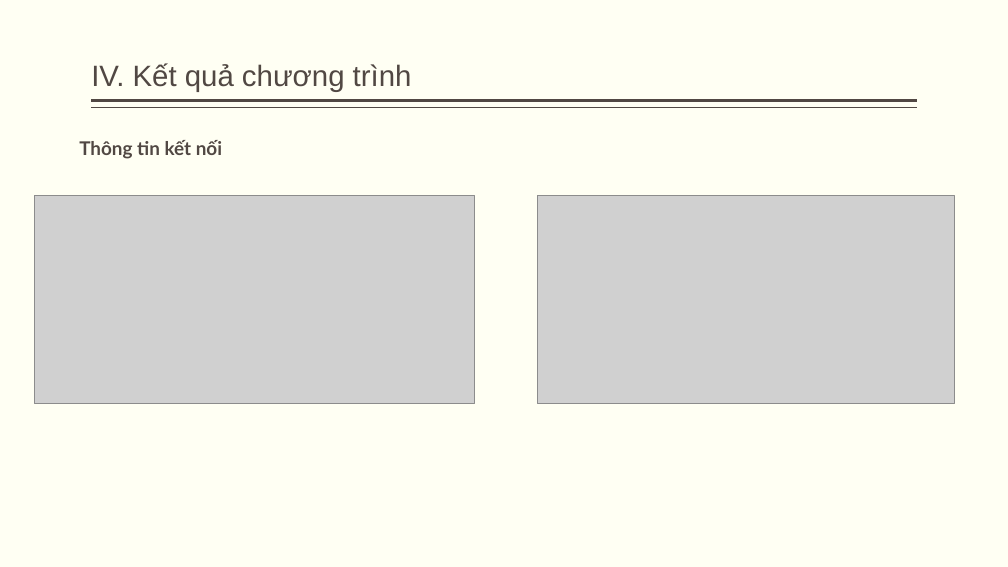
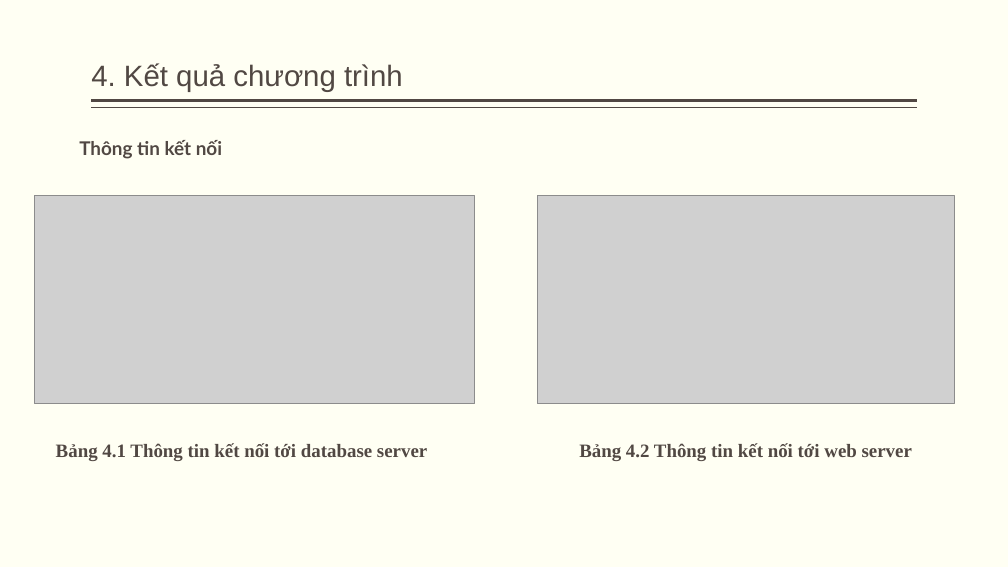
Before and after one commit to neekon2508/DATN, a slide deck: slide 11 of Document/bao-ao-do-an-tot-nghiep.pptx. Drawn at 1008x567 pixels with LibreOffice and Linux fonts; fonts in the diff are those of the drawing; grey boxes stand for pictures. Boxes give left, top, right and bottom in pixels: in the first picture for what was removed or moved away, otherwise in the second. Text is boxed around its words. In the diff, an @@ line names an element or a change of style, - is before the commit and + after.

```diff
--- a/Document/bao-ao-do-an-tot-nghiep.pptx
+++ b/Document/bao-ao-do-an-tot-nghiep.pptx
@@ title at <box>91,63,403,92</box>: text changed @@
-IV. Kết quả chương trình
+4. Kết quả chương trình
@@ text added at <box>56,443,427,461</box>, 18 pt, text #514843, bold @@
+Bảng 4.1 Thông tin kết nối tới database server
@@ text added at <box>579,443,912,461</box>, 18 pt, text #514843, bold @@
+Bảng 4.2 Thông tin kết nối tới web server
```
Also in this commit, not shown: 15 other slides changed, 1 other file.
